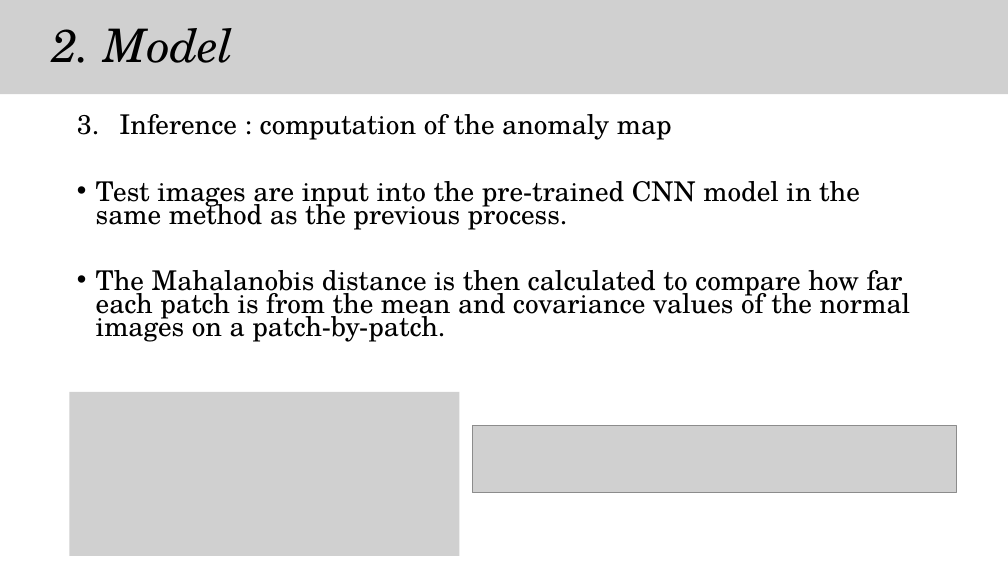
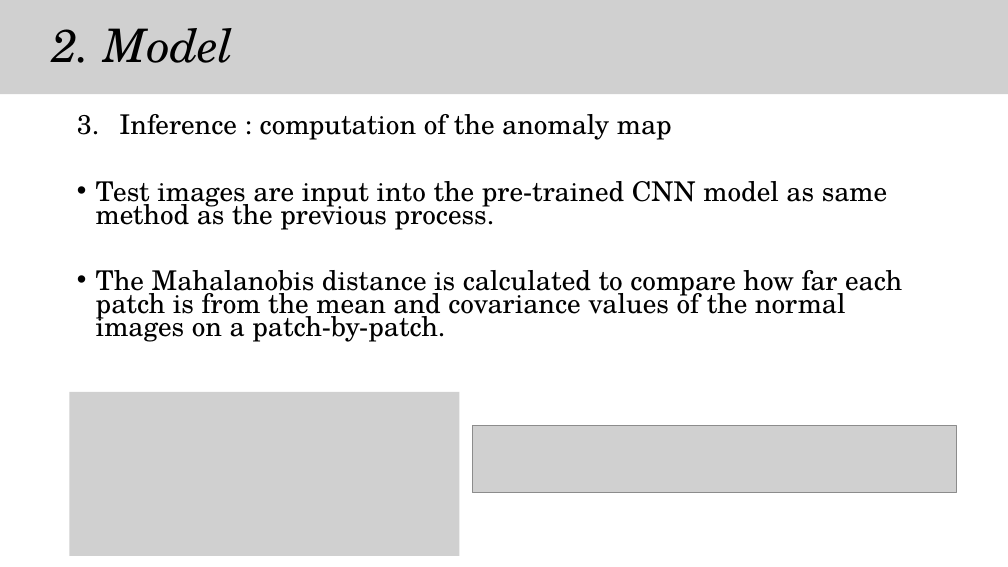
Before and after one commit to chroion/paper-review, a slide deck: slide 10 of Patch Distribution Modeling Framework for Anomaly Detection and Localization/Patch Distribution Modeling Framework for Anomaly Detection and Localization(eng).pptx. Drawn at 1008x567 pixels with LibreOffice and Linux fonts; fonts in the diff are those of the drawing; grey boxes stand for pictures. Boxes give left, top, right and bottom in pixels: in the first picture for what was removed or moved away, otherwise in the second. Text is boxed around its words. In the diff, an @@ line names an element or a change of style, - is before the commit and + after.

```diff
--- a/Patch Distribution Modeling Framework for Anomaly Detection and Localization/Patch Distribution Modeling Framework for Anomaly Detection and Localization(eng).pptx
+++ b/Patch Distribution Modeling Framework for Anomaly Detection and Localization/Patch Distribution Modeling Framework for Anomaly Detection and Localization(eng).pptx
@@ text at (96, 181, 902, 342): text changed @@
-• Test images are input into the pre-trained CNN model in the same method as the previous process.
-• The Mahalanobis distance is then calculated to compare how far each patch is from the mean and covariance values of the normal images on a patch-by-patch.
+• Test images are input into the pre-trained CNN model as same method as the previous process.
+• The Mahalanobis distance is calculated to compare how far each patch is from the mean and covariance values of the normal images on a patch-by-patch.
```
Also in this commit, not shown: 3 other slides changed, 1 other file.
